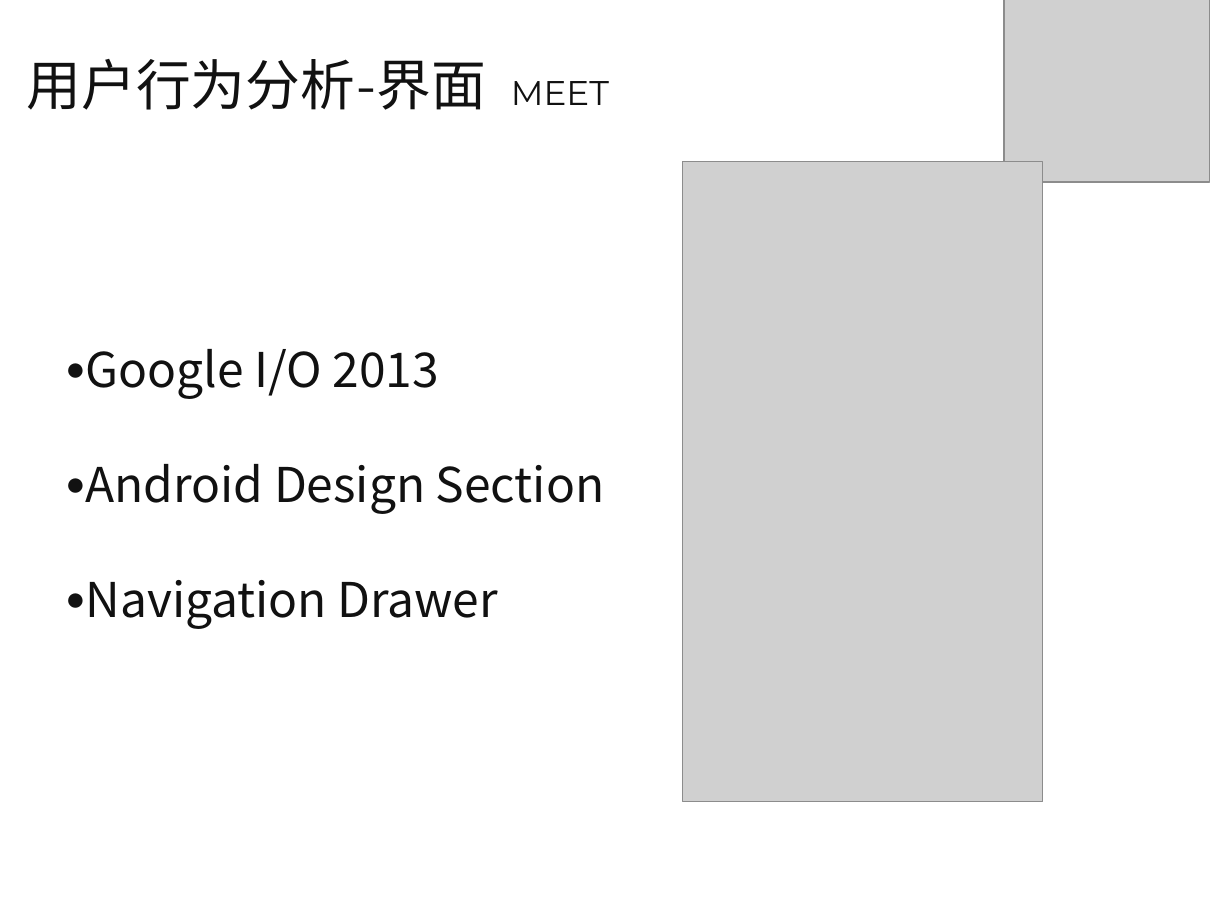
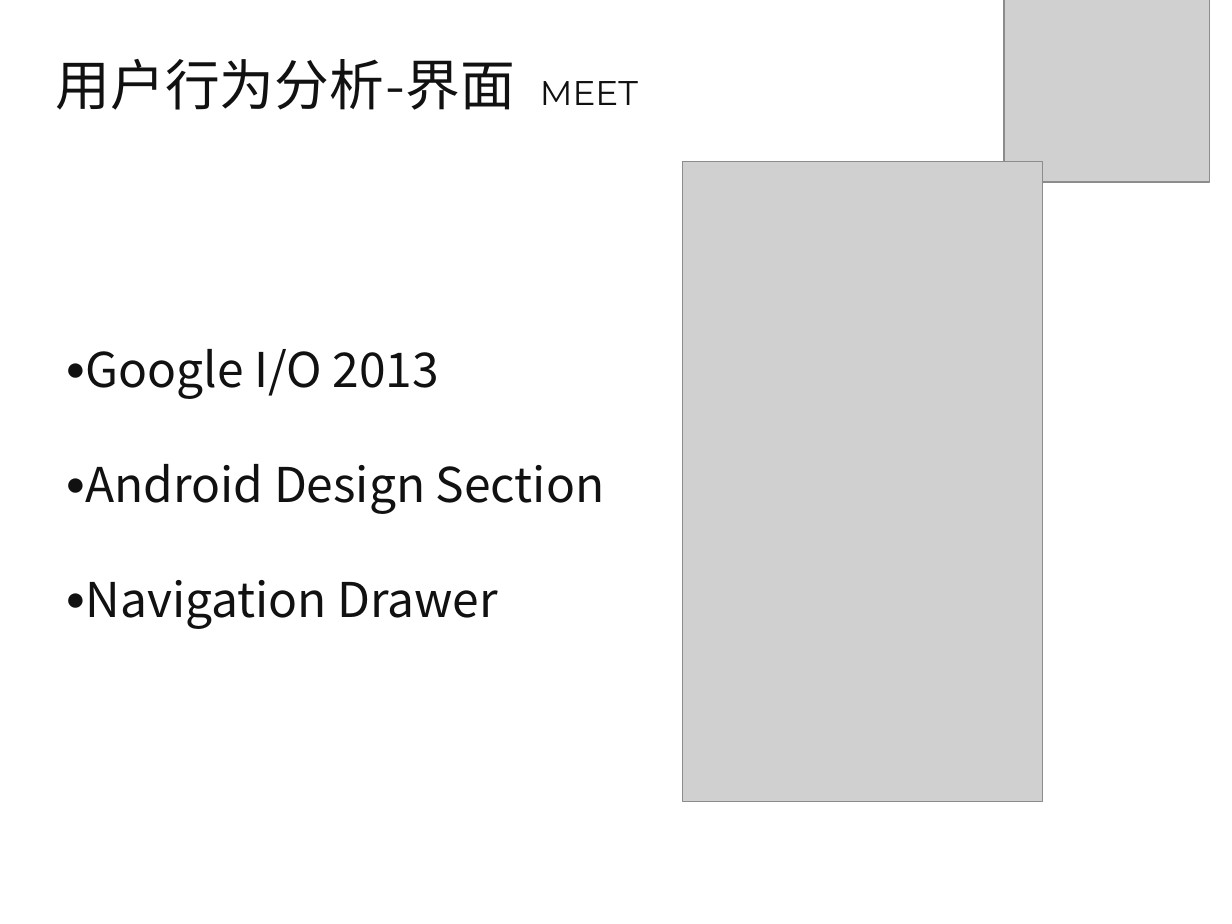
Before and after one commit to qwordy/Meet, a slide deck: slide 20 of doc/高级软件工程中期答辩-第六组.pptx. Drawn at 1232x924 pixels with LibreOffice and Linux fonts; fonts in the diff are those of the drawing; grey boxes stand for pictures; background and template pictures are left out. Boxes give left, top, right and bottom in pixels: in the first picture for what was removed or moved away, otherwise in the second. Text is boxed around its words. In the diff, an @@ line names an element or a change of style, - is before the commit and + after.

Commit message:
ppt

```diff
--- a/doc/高级软件工程中期答辩-第六组.pptx
+++ b/doc/高级软件工程中期答辩-第六组.pptx
@@ text "用户行为分析-界面 MEET" moved from (x1=27, y1=59, x2=609, y2=110) to (x1=56, y1=59, x2=638, y2=110) @@
```
Also in this commit, not shown: 2 other slides changed, 1 other file.
